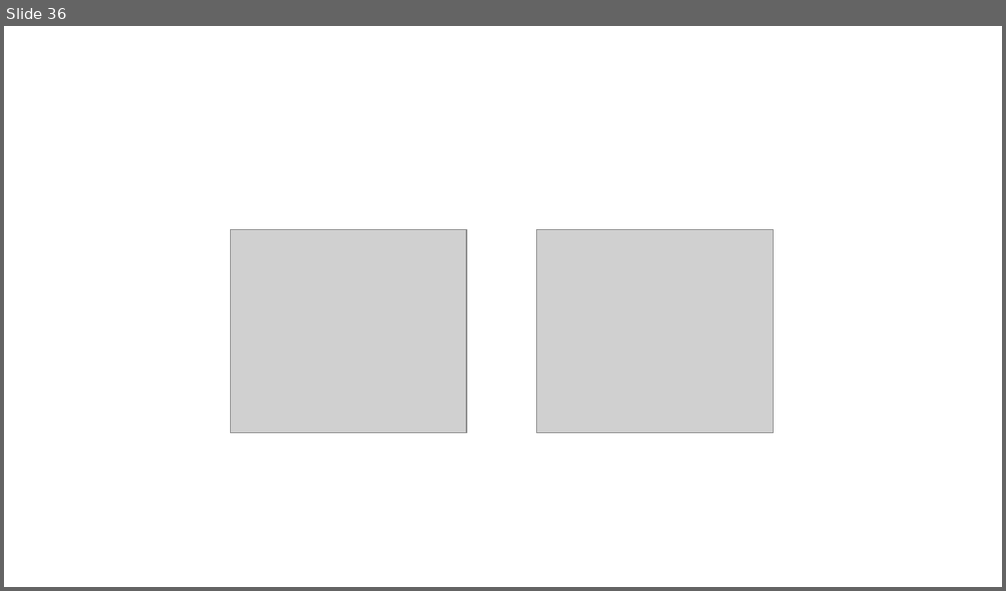
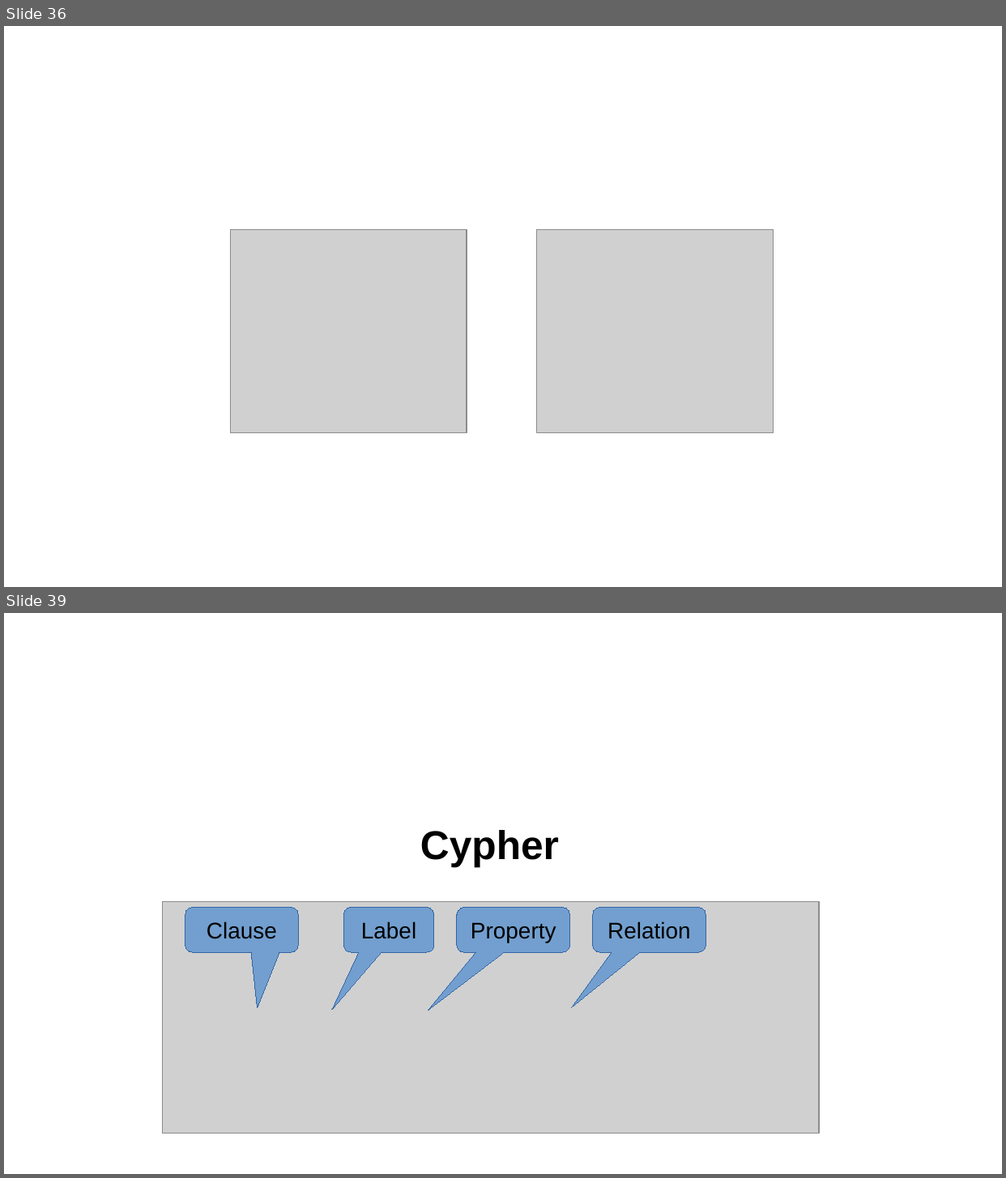
Before and after one commit to skrabbenborg/nosql-talk, a slide deck: presentation/presentation.pptx. Shown one above the other, each under a label of ours: slide 36 before the commit, slides 36 and 39 after it; the slides between them are not shown. The pictures are 1006x591 and 1006x1178 pixels, drawn with LibreOffice and Linux fonts; fonts in the diff are those of the drawing; grey boxes stand for pictures; background and template pictures are left out. Boxes give left, top, right and bottom in pixels: in the first picture for what was removed or moved away, otherwise in the second. Text is boxed around its words. In the diff, an @@ line names an element or a change of style, - is before the commit and + after.

```diff
--- a/presentation/presentation.pptx
+++ b/presentation/presentation.pptx
@@ slide 39 added at (4,613,1002,1174), background picture (left out) @@
@@ text added at (420,830,559,867), 32 pt, text #000000, bold @@
+Cypher
@@ picture added at (163,902,819,1134) @@
@@ rounded speech box added at (185,907,298,952), fill #729FCF, outline #3465A4 0 pt, 18 pt, text #000000 @@
+Clause
@@ rounded speech box added at (343,907,434,952), fill #729FCF, outline #3465A4 0 pt, 18 pt, text #000000 @@
+Label
@@ rounded speech box added at (457,907,570,952), fill #729FCF, outline #3465A4 0 pt, 18 pt, text #000000 @@
+Property
@@ rounded speech box added at (593,907,705,952), fill #729FCF, outline #3465A4 0 pt, 18 pt, text #000000 @@
+Relation
```
Also in this commit, not shown: 3 slides changed, 3 other slides added, 4 slides removed, 5 other files.
